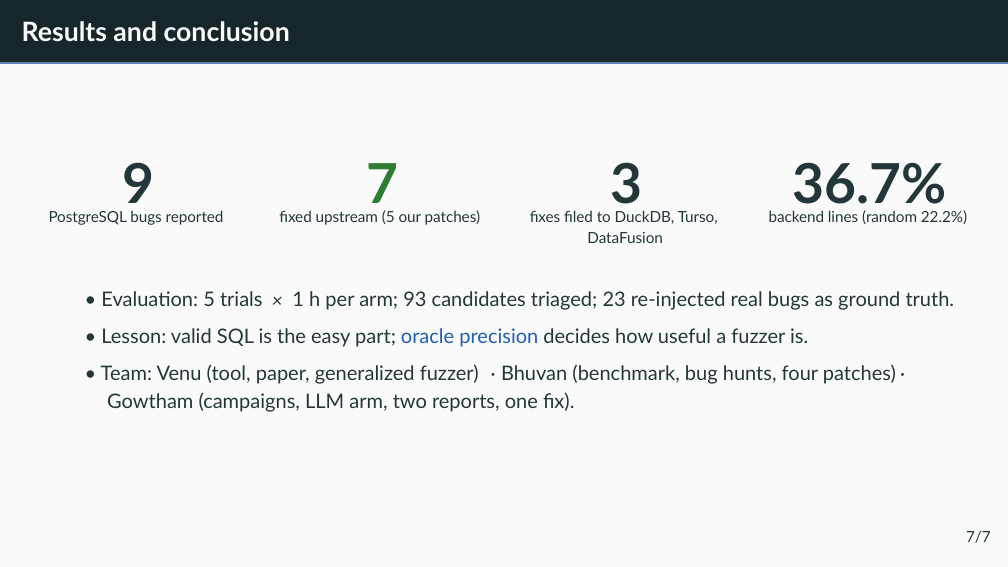
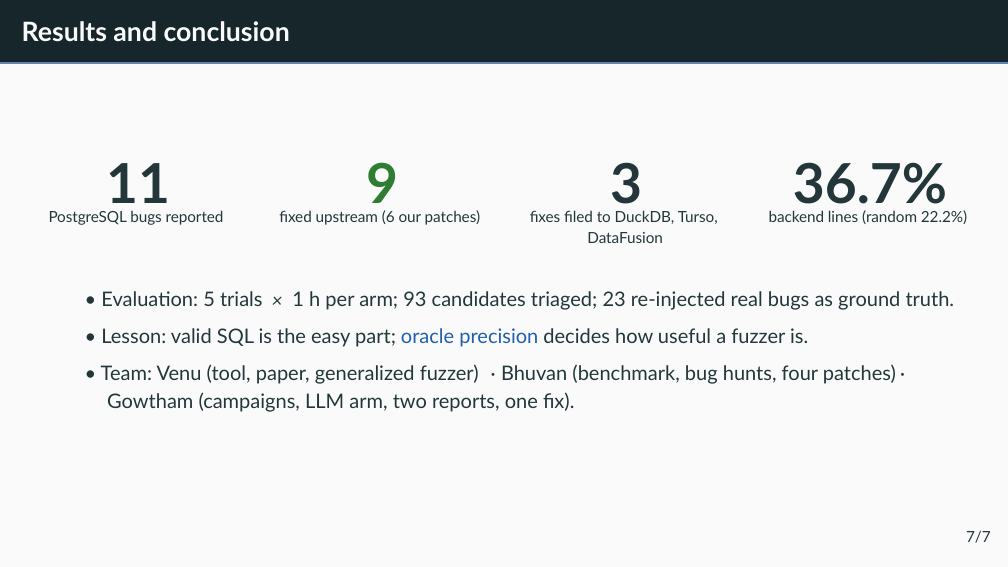
Before and after one commit to v28k/cs5187-term-project, a slide deck: slide 8 of completion/classtalk/short_talk.pptx. Drawn at 1008x567 pixels with LibreOffice and Linux fonts; fonts in the diff are those of the drawing. Boxes give left, top, right and bottom in pixels: in the first picture for what was removed or moved away, otherwise in the second. Text is boxed around its words. In the diff, an @@ line names an element or a change of style, - is before the commit and + after.

Commit message:
BUG #19826 fixed upstream with our patch (ef1b7404), BUG #19828 fixed upstream (45ff0b4a): eleven reported, nine fixed; paper, slides, guide and package rebuilt

```diff
--- a/completion/classtalk/short_talk.pptx
+++ b/completion/classtalk/short_talk.pptx
@@ text "9": place and size @@
-text "9" at (122,162,154,213)
+text "9" at (366,162,398,213)
@@ text "9" at (366,162,398,213): text colour #23373B to #2E7D32 @@
@@ text added at (106,163,170,213), 24.8 pt, text #23373B, bold @@
+11
@@ text removed at (366,163,398,213) @@
-7
@@ text at (279,210,480,225): text changed @@
-ﬁxed upstream (5 our patches)
+ﬁxed upstream (6 our patches)
```
Also in this commit, not shown: 1 other slide changed, 32 other files.
